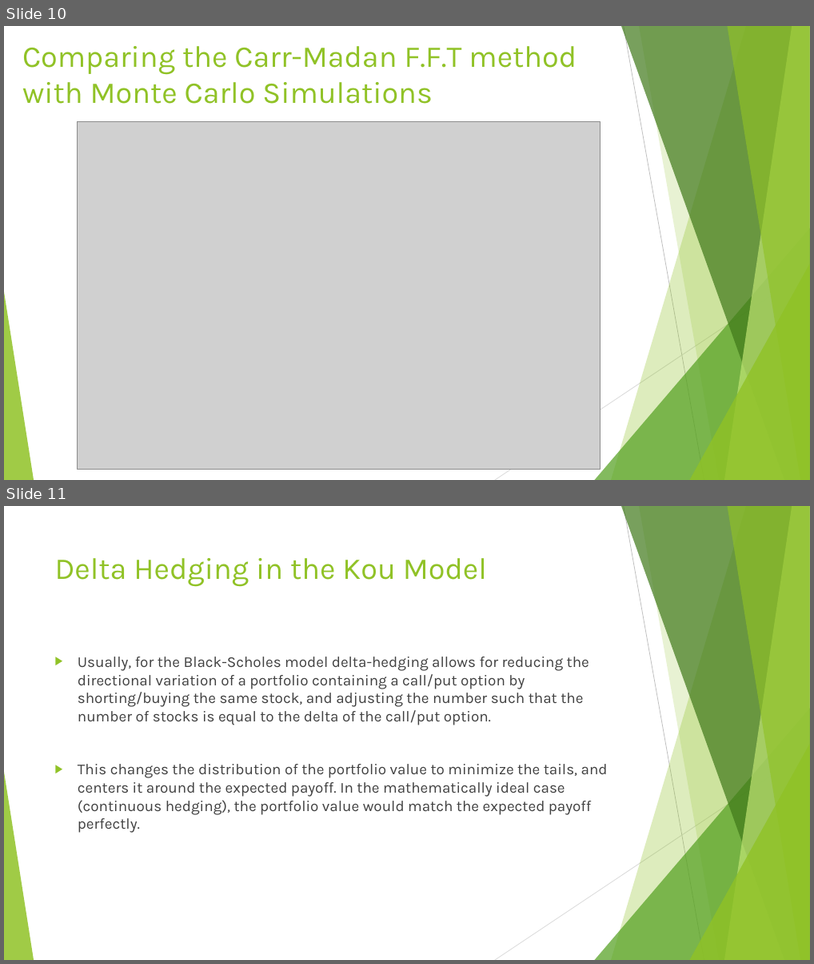
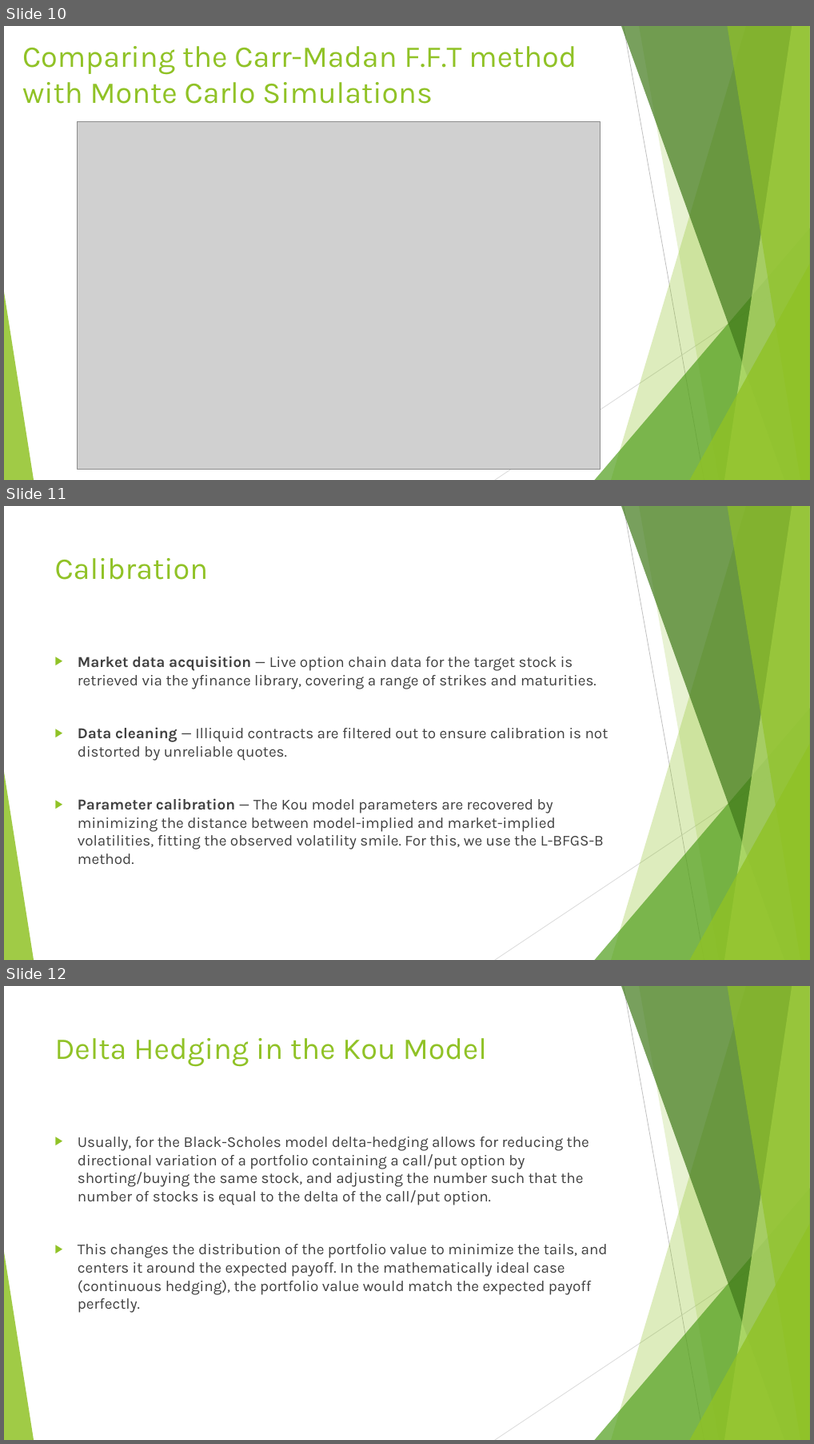
Before and after one commit to gautamhegde001/Kou_Model_Project, a slide deck: Project_Slides.pptx. Shown one above the other, each under a label of ours: slides 10 and 11 before the commit, slides 10, 11 and 12 after it. The pictures are 814x964 and 814x1444 pixels, drawn with LibreOffice and Linux fonts; fonts in the diff are those of the drawing; grey boxes stand for pictures. Boxes give left, top, right and bottom in pixels: in the first picture for what was removed or moved away, otherwise in the second. Text is boxed around its words. In the diff, an @@ line names an element or a change of style, - is before the commit and + after.

Commit message:
Modified calibration to weigh uncertain options lesser, and changed Project_report and Project_slides

```diff
--- a/Project_Slides.pptx
+++ b/Project_Slides.pptx
@@ slide 11 added at bbox=[4, 506, 810, 960], background #FFFFFF; not listed: 10 template elements that a slide beside it also shows @@
@@ title added at bbox=[55, 558, 209, 580], 36 pt, text #90C226 @@
+Calibration
@@ text added at bbox=[78, 656, 609, 864], 18 pt, text #404040 @@
+▶ Market data acquisition — Live option chain data for the target stock is retrieved via the yfinance library, covering a range of strikes and maturities.
+▶ Data cleaning — Illiquid contracts are filtered out to ensure calibration is not distorted by unreliable quotes.
+▶ Parameter calibration — The Kou model parameters are recovered by minimizing the distance between model-implied and market-implied volatilities, fitting the observed volatility smile. For this, we use the L-BFGS-B method.
@@ what was slide 11 is now slide 12 @@
```
Also in this commit, not shown: 1 slide changed, 4 other files.
